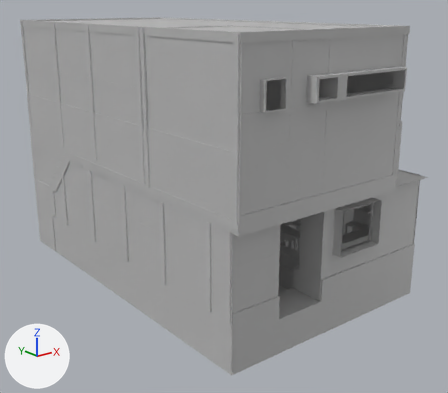
The FBX model Assets/Resources/Assets/3D/interior/izakaya_interior/izaIn_unity.fbx as it was, and as the next commit left it.
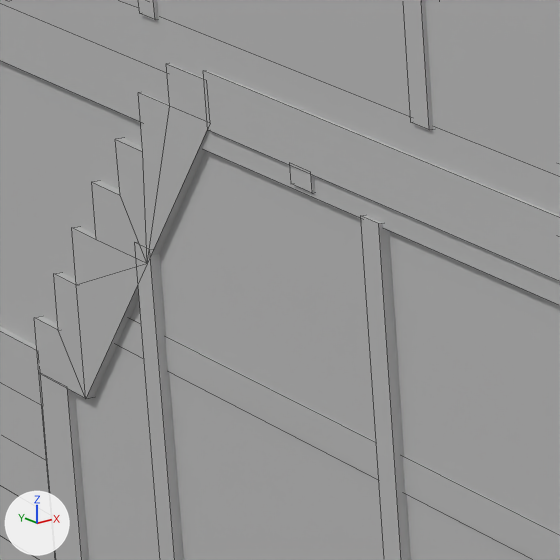
There are two pictures of each version: one whole from a 50 mm lens placed at (-8.62, -6.63, 4.78), pointed at (-0.38, 3.67, 0.66), one close up on the part from 10% to 25% of the width and 37% to 54% of the height. Every picture has the same lights, and +X, +Y and +Z are marked at lower left. The close-ups show mesh edges as thin lines. Where no turn or scale is listed for an object, it has been applied to the vertices.

The scene before the commit, as lines of its bpy script (objects in view):
```python
me_mesh_035 = bpy.data.meshes.new('Mesh.035')
me_mesh_035.from_pydata(...)  # 26 vertices, 24 faces; spans x -2.48..1.41, y -3.84..4.02, z -0.08..0.08
me_mesh_035.materials.append(mat_izain_bo)  # grey #bcbcbc
me_mesh_093 = bpy.data.meshes.new('Mesh.093')
me_mesh_093.from_pydata(...)  # 36 vertices, 36 faces; spans x -37.6..38.5, y -55.3..55.3, z -64.3..64.3
me_mesh_093.materials.append(mat_izain_bo)  # grey #bcbcbc
ob_izain_f1 = bpy.data.objects.new('izaIn_f1', None)
ob_izain_f1.parent = ob_izainterior_blockout
ob_izain_f1.location = (-47.92, -131.7, -400.4)
ob_izain_f1.scale = (0.645, 0.645, 0.645)
ob_izain_f1_roof = bpy.data.objects.new('izaIn_f1_roof', me_mesh_035)
ob_izain_f1_roof.location = (-0.44, 3.998, 1.512)
ob_izain_stair_inside2 = bpy.data.objects.new('izaIn_stair_inside2', me_mesh_093)
ob_izain_stair_inside2.parent = ob_izain_stair
ob_izain_stair_inside2.location = (-74.06, 52.05, 29.8)
ob_izainterior_blockout = bpy.data.objects.new('izaInterior_blockout', None)
ob_izainterior_blockout.location = (0.308, -2.124, 2.525)
ob_izainterior_blockout.rotation_euler = (1.571, 0.0, 0.0)  # degrees (90, 0, 0)
ob_izainterior_blockout.scale = (0.0155, 0.0155, 0.0155)
# also in view: 'izaIn_stair_inside1' at (-1.94, 7.66, -0.31); 'izaIn_stair_wall_up' at (-1.58, 7.14, 0.63); 'izaIn_f1_left_wall_bottle' at (-2.89, 4.22, 0.67); 'izaIn_right_walldown_f2' at (-2.89, 4.11, 2.1); 'polySurface3' at (-0.98, 4.14, 2.97)
```
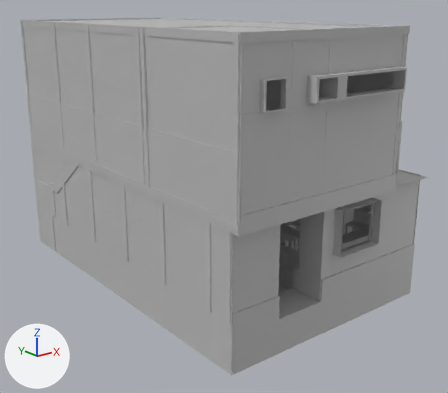
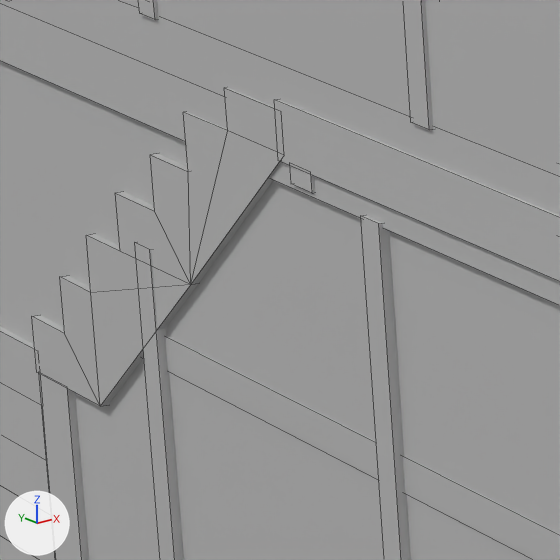
ob_izainterior_blockout is not drawn itself; it is the parent of ob_izain_f2, ob_izain_f1.
ob_izain_f1 is not drawn itself; it is the parent of ob_izain_bar_table, ob_izain_high_chair, ob_izain_chair, ob_izain_table, ob_izain_f1_wall, ob_izain_food_props, ob_izain_stair_area, ob_izain_wall_props.

Where the newer file only moved an object's origin or applied its transform, the numbers keep the older frame.

Where the change shows, as pixel boxes (x1, y1, x2, y2) in the close-ups (560 x 560 px):
'izaIn_stair_inside2', moved, rescaled: before (34, 63, 209, 398); after (32, 87, 281, 406)

The change in detail:
Object 'izaIn_f1' (ob_izain_f1) moves from (-47.92, -131.7, -400.4) to (-47.92, -131.7, -248.6).
Object 'izaIn_stair_inside2' (ob_izain_stair_inside2) moves from (-74.06, 52.05, 29.8) to (-74.06, 52.05, 50.77).
Object 'izaIn_stair_inside2' (ob_izain_stair_inside2) is rescaled from (1.0, 1.0, 1.0) to (1.0, 1.0, 1.35).
Object 'izaInterior_blockout' (ob_izainterior_blockout) moves from (0.308, -2.124, 2.525) to (0.308, 0.23, 2.525).
